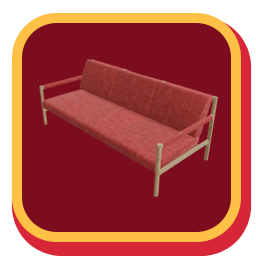
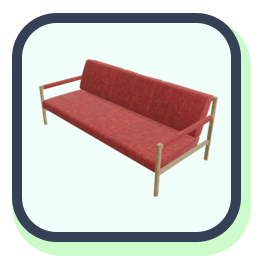
Layer changes from the first w=256, h=256 image to the second:
painted on "Rounded Rectangle 2" over [12, 13, 241, 242]
